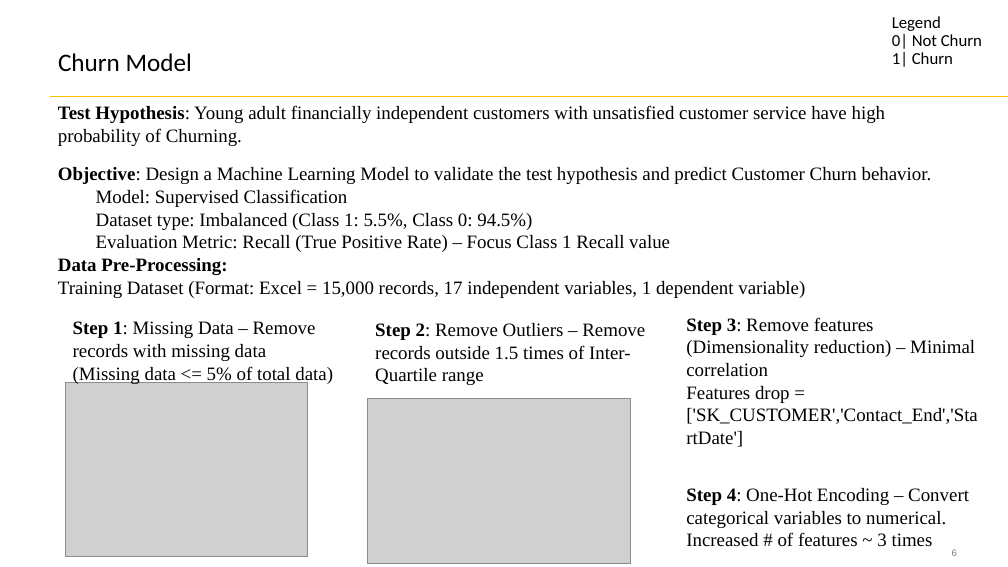
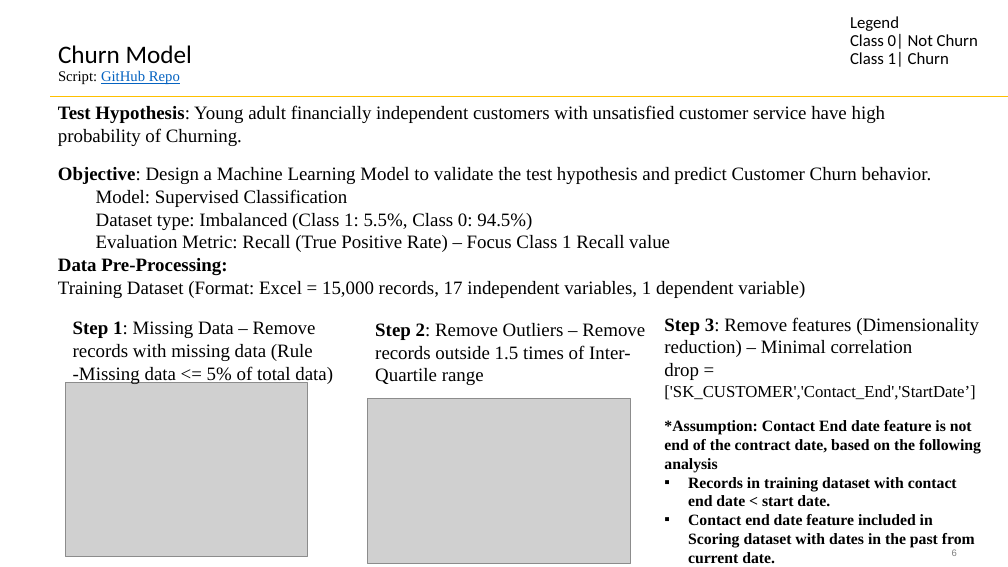
Before and after one commit to SahilM21/ChurnModelPresentation, a slide deck: slide 6 of Churn Model.pptx. Drawn at 1008x567 pixels with LibreOffice and Linux fonts; fonts in the diff are those of the drawing; grey boxes stand for pictures. Boxes give left, top, right and bottom in pixels: in the first picture for what was removed or moved away, otherwise in the second. Text is boxed around its words. In the diff, an @@ line names an element or a change of style, - is before the commit and + after.

```diff
--- a/Churn Model.pptx
+++ b/Churn Model.pptx
@@ text "Legend": place and size @@
-text "Legend" at (892,16,982,67)
+text "Legend" at (850,16,978,67)
@@ title at (58,45,192,84): text changed; size 24 to 14 pt; font Calibri to Times New Roman @@
-Churn Model
+Churn Model
+Script: GitHub Repo
@@ text at (850,34,978,67): text changed @@
-0| Not Churn
-1| Churn
+Class 0| Not Churn
+Class 1| Churn
@@ text at (73,321,333,384): text changed @@
-Step 1: Missing Data – Remove records with missing data (Missing data <= 5% of total data)
+Step 1: Missing Data – Remove records with missing data (Rule -Missing data <= 5% of total data)
@@ text "Step 3: Remove features (Dimensionality ...": place and size @@
-text "Step 3: Remove features (Dimensionality ..." at (686,317,977,424)
+text "Step 3: Remove features (Dimensionality ..." at (664,317,981,563)
@@ text at (664,363,981,563): text changed; size 18 to 15 pt; bold on @@
-Features drop = ['SK_CUSTOMER','Contact_End','StartDate']
+drop = ['SK_CUSTOMER','Contact_End','StartDate’]
+*Assumption: Contact End date feature is not end of the contract date, based on the following analysis
+▪ Records in training dataset with contact end date < start date.
+▪ Contact end date feature included in Scoring dataset with dates in the past from current date.
@@ text removed at (686,488,969,547) @@
-Step 4: One-Hot Encoding – Convert categorical variables to numerical.
-Increased # of features ~ 3 times
```
Also in this commit, not shown: 5 other slides changed.
